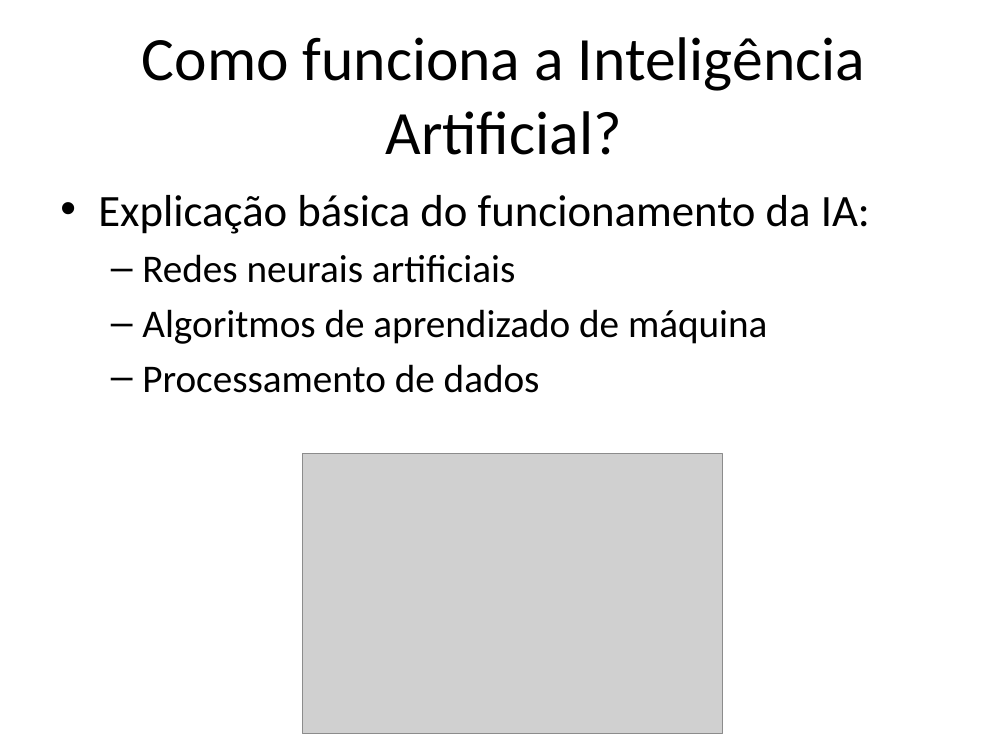
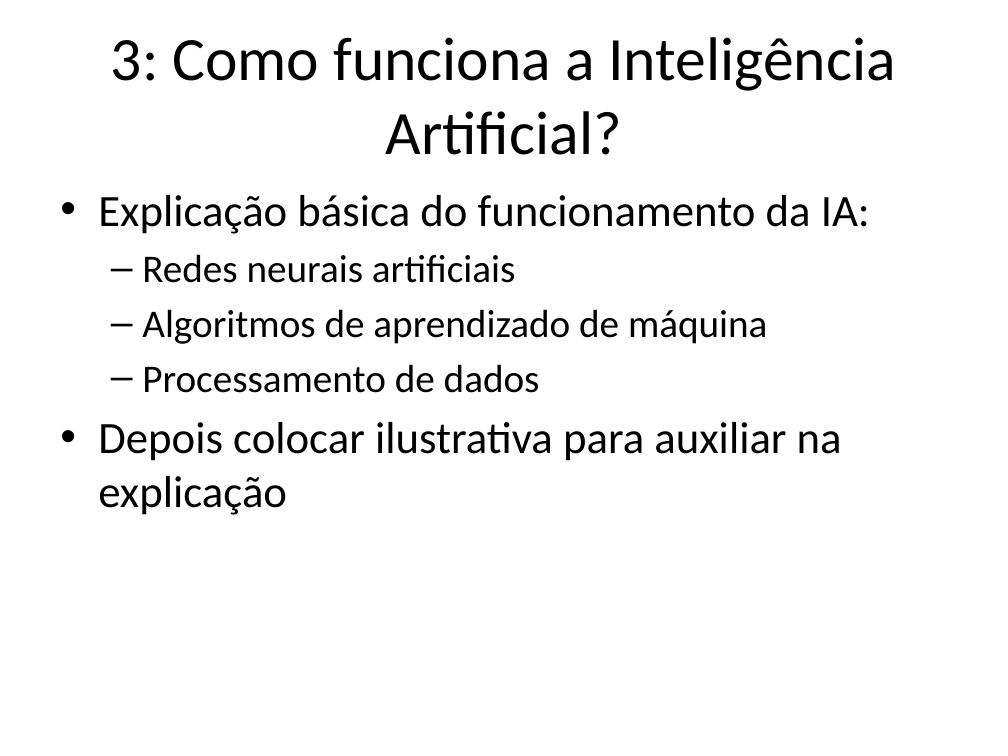
Before and after one commit to lcdlemos/EstagioNutes, a slide deck: slide 3 of Slides/auto_apresentacao.pptx. Drawn at 1008x756 pixels with LibreOffice and Linux fonts; fonts in the diff are those of the drawing; grey boxes stand for pictures. Boxes give left, top, right and bottom in pixels: in the first picture for what was removed or moved away, otherwise in the second. Text is boxed around its words. In the diff, an @@ line names an element or a change of style, - is before the commit and + after.

```diff
--- a/Slides/auto_apresentacao.pptx
+++ b/Slides/auto_apresentacao.pptx
@@ title at <box>111,37,895,155</box>: text changed @@
-Como funciona a Inteligência Artificial?
+3: Como funciona a Inteligência Artificial?
@@ text at <box>98,422,842,515</box>: paragraph added @@
+• Depois colocar ilustrativa para auxiliar na explicação
@@ picture removed at <box>302,454,723,734</box> @@
```
Also in this commit, not shown: 5 other slides changed, 13 other files.
